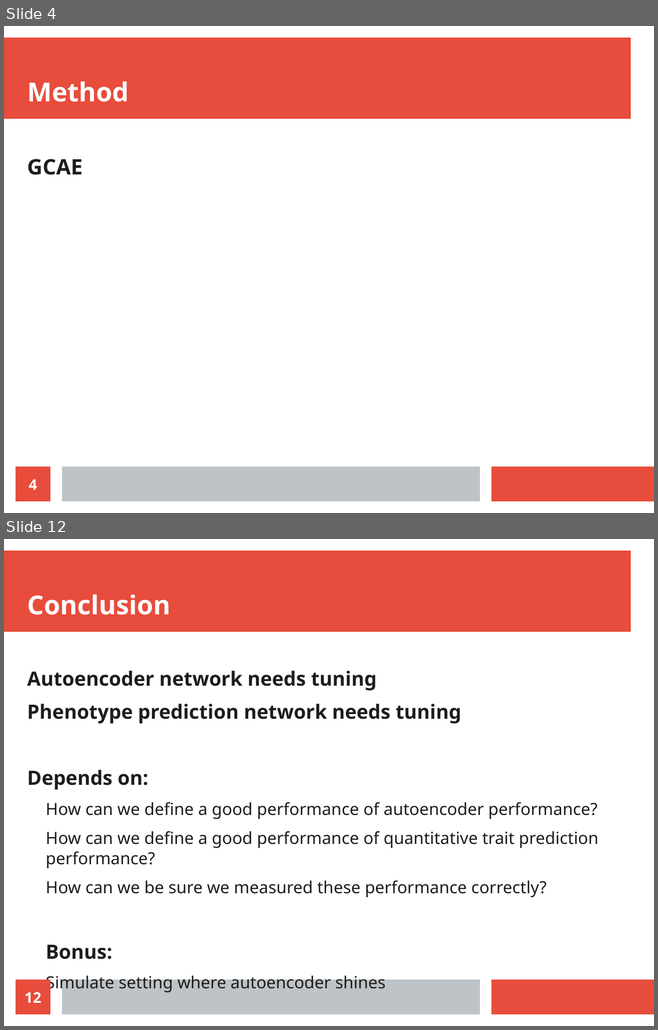
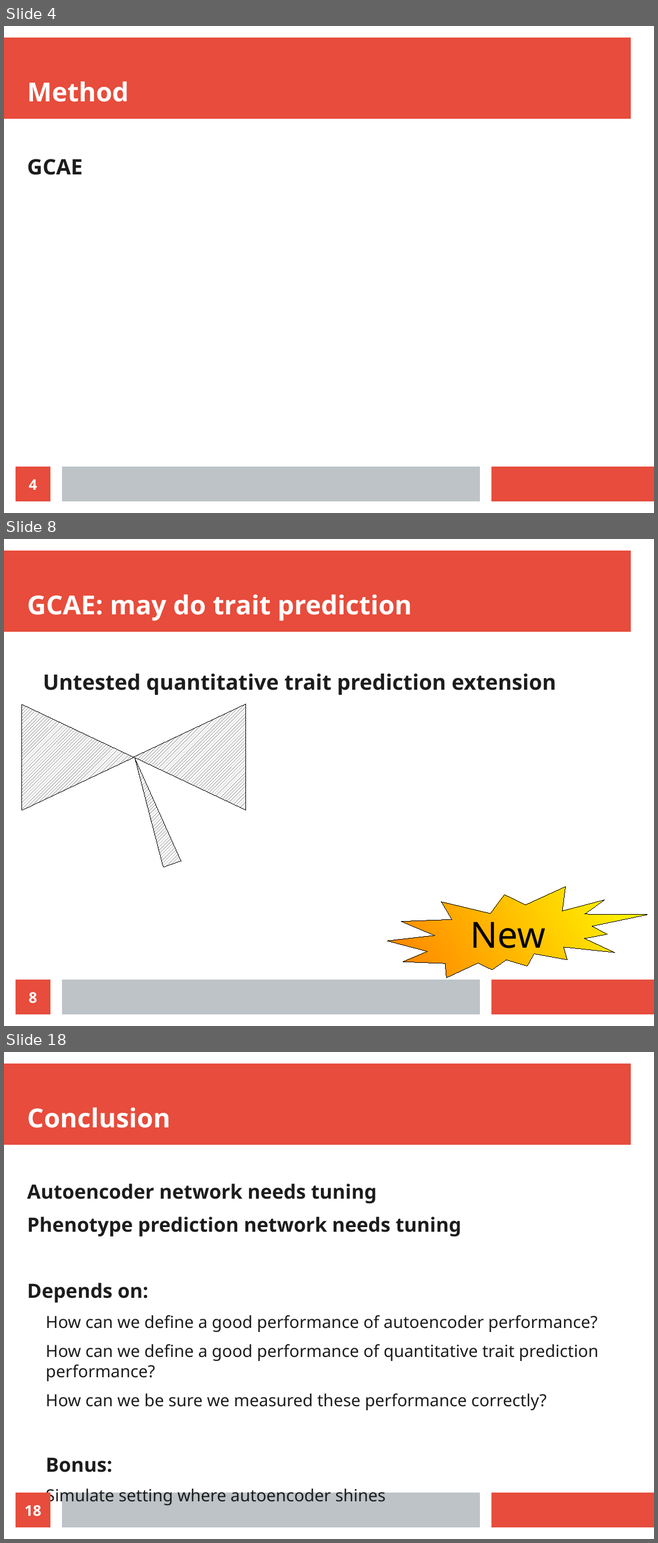
Before and after one commit to richelbilderbeek/science_presentation_20220305, a slide deck: science_presentation_20220305.odp. Shown one above the other, each under a label of ours: slides 4 and 12 before the commit, slides 4, 8 and 18 after it; the slides between them are not shown. The pictures are 658x1030 and 658x1543 pixels, drawn with LibreOffice and Linux fonts; fonts in the diff are those of the drawing. Boxes give left, top, right and bottom in pixels: in the first picture for what was removed or moved away, otherwise in the second. Text is boxed around its words. In the diff, an @@ line names an element or a change of style, - is before the commit and + after.

```diff
--- a/science_presentation_20220305.odp
+++ b/science_presentation_20220305.odp
@@ slide 8 added at (4,539,654,1026), background #FFFFFF; not listed: 3 template elements that a slide beside it also shows @@
@@ title added at (27,594,411,621), 32 pt, text #FFFFFF, bold @@
+GCAE: may do trait prediction
@@ text added at (43,674,556,695), 26 pt, text #1C1C1C, bold @@
+Untested quantitative trait prediction extension
@@ freeform shape added at (21,705,134,811), fill pattern #000000 on #FFFFFF, outline #000000 0 pt @@
@@ freeform shape added at (134,704,246,810), fill pattern #000000 on #FFFFFF, outline #000000 0 pt @@
@@ freeform shape added at (126,755,181,867), fill pattern #000000 on #FFFFFF, outline #000000 0 pt @@
@@ irregular seal added at (387,887,648,978), fill gradient #FFFF00 to #FF8000, outline #000000 0 pt, 44 pt, text #000000 @@
+New
@@ page number added at (16,980,50,1015), fill #E74C3C, 18 pt, text #FFFFFF, bold @@
+8
@@ what was slide 12 is now slide 18 @@
@@ page number at (24,1505,41,1517): text changed @@
-12
+18
```
Also in this commit, not shown: 6 slides changed, 7 other slides added, 2 slides removed, 4 other files.
